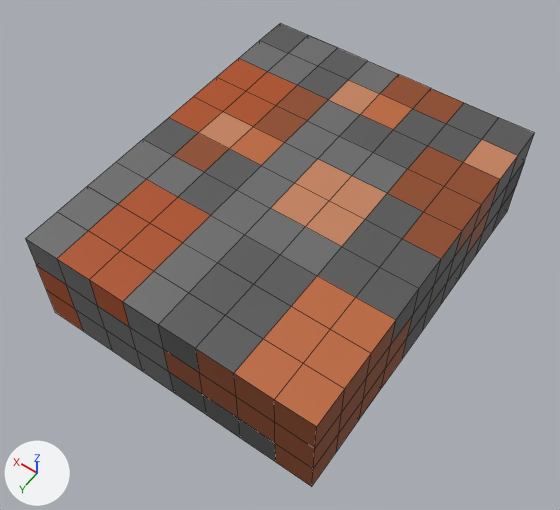
The Blender file models/iron.blend: old version first, new version second.
Both versions are drawn from a camera (50 mm lens) standing at (-1.63, 5.38, 6.38) and looking at (1.95, 0.37, -1.5). The axes (+X, +Y, +Z) are drawn at lower left. The lights are the same throughout. Mesh edges are drawn as thin lines.
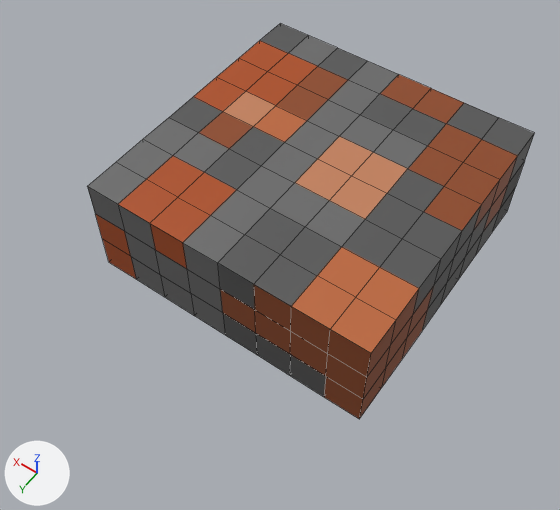
The newer file is also turned or shifted as a whole; pictures and numbers use the older file's frame.

Changed parts and their boxes [x1, y1, x2, y2] in the pictures (560 x 510 px):
```json
{"object": "cube_1", "change": "reshaped", "before": [26, 23, 534, 487], "after": [87, 23, 534, 419], "on screen": "12% narrower, 15% shorter"}
{"part": 1, "of": "me_cube_003", "change": "cut back", "before": [26, 186, 371, 487], "after": [87, 186, 371, 419]}
{"part": 2, "of": "me_cube_003", "change": "surface changed", "before": [143, 41, 518, 356], "after": [143, 41, 518, 356]}
```

Edits to the scene script, one JSON object a line:
```json
{"block": "me_cube_003", "where": "# used by ob_cube_1; location = (2.0, -0.5, 0.0); scale = (5.0, 5.0, 5.0)"}
{"op": "remove", "block": "me_cube_003", "code": "me_cube_003.from_pydata(...)  # 292 vertices, 290 faces; spans x -0.4..0.4, y -0.4..0.6, z -0.4..-0.1"}
{"op": "add", "block": "me_cube_003", "code": "me_cube_003.from_pydata(...)  # 226 vertices, 224 faces; spans x -0.4..0.4, y -0.4..0.4, z -0.4..-0.1"}
{"block": "me_cube_003", "change": "me_cube_003 part 1"}
{"block": "me_cube_003", "change": "48 vertices are removed from x -0.4..0.4, y 0.5..0.6, z -0.4..-0.1"}
{"block": "me_cube_003", "change": "60 faces are deleted"}
{"block": "me_cube_003", "change": "5 vertices in x -0.2..0.2, y 0.5, z -0.4 move by (0.0, -0.1, 0.1)"}
{"block": "me_cube_003", "change": "5 vertices in x -0.2..0.2, y 0.5, z -0.1 move by (0.0, -0.1, -0.1)"}
{"block": "me_cube_003", "change": "4 vertices are added at (-0.3, 0.4, -0.3), (0.3, 0.4, -0.3), (0.3, 0.4, -0.2), (-0.3, 0.4, -0.2)"}
{"block": "me_cube_003", "change": "16 new faces join them"}
{"block": "me_cube_003", "change": "me_cube_003 part 2: 91 kept faces spanning x -0.4..0.4, y -0.3..0.4, z -0.4..-0.1 get new texture (UV) coordinates"}
```
